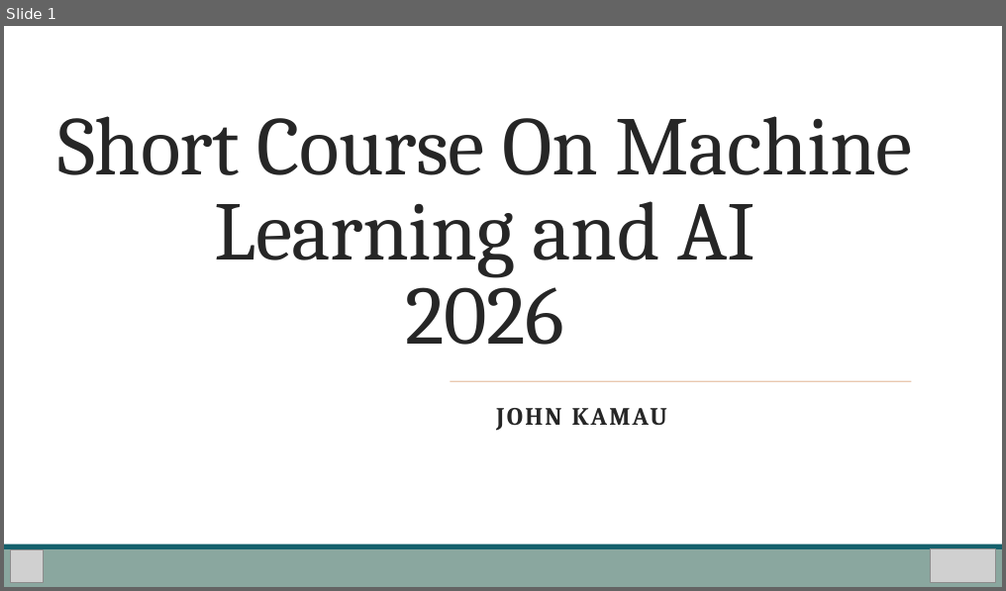
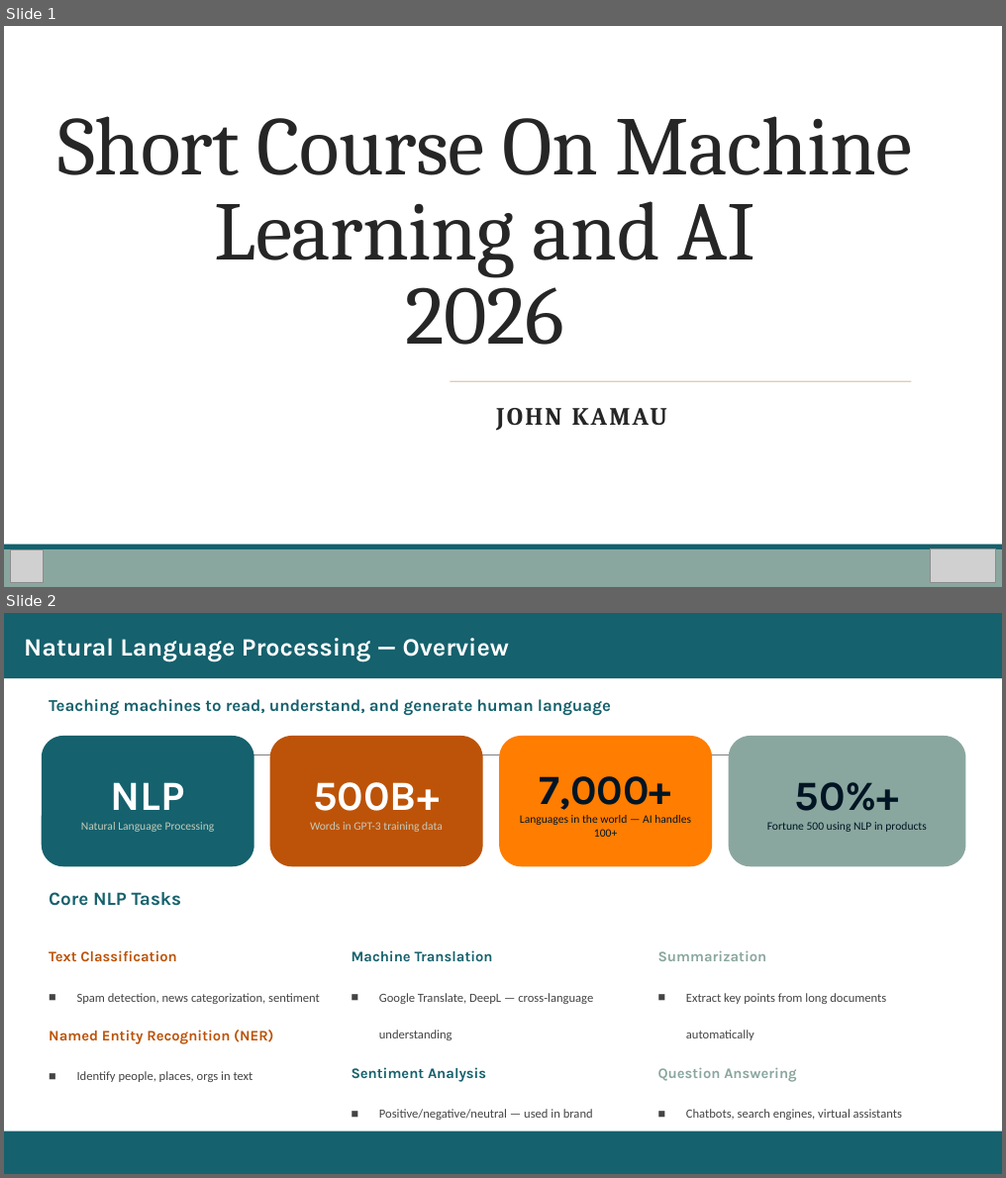
Before and after one commit to Stemical/AI-ML-Workshop-2026, a slide deck: AI Workshop Day2.pptx. Shown one above the other, each under a label of ours: slide 1 before the commit, slides 1 and 2 after it. The pictures are 1006x591 and 1006x1178 pixels, drawn with LibreOffice and Linux fonts; fonts in the diff are those of the drawing; grey boxes stand for pictures. Boxes give left, top, right and bottom in pixels: in the first picture for what was removed or moved away, otherwise in the second. Text is boxed around its words. In the diff, an @@ line names an element or a change of style, - is before the commit and + after.

```diff
--- a/AI Workshop Day2.pptx
+++ b/AI Workshop Day2.pptx
@@ slide 2 added at (4, 613, 1002, 1174), background #FFFFFF @@
@@ rectangle added at (4, 613, 1002, 678), fill #15616D, 24 pt, text #FFFFFF, bold @@
+Natural Language Processing — Overview
@@ text added at (49, 699, 611, 715), 16 pt, text #15616D, bold @@
+Teaching machines to read, understand, and generate human language
@@ rounded rectangle added at (42, 736, 254, 866), fill #15616D, 11 pt, text #C5CAB8 @@
+NLP
+Natural Language Processing
@@ line added from (102, 756) to (918, 756), #808080 0.5 pt @@
@@ rounded rectangle added at (269, 736, 482, 866), fill #BC5308, 11 pt, text #C5CAB8 @@
+500B+
+Words in GPT-3 training data
@@ rounded rectangle added at (500, 736, 712, 866), fill #FF7D00, 11 pt, text #001524 @@
+7,000+
+Languages in the world — AI handles 100+
@@ rounded rectangle added at (729, 736, 966, 866), fill #8AA79F, 11 pt, text #001524 @@
+50%+
+Fortune 500 using NLP in products
@@ text added at (49, 892, 181, 906), 18 pt, text #15616D, bold @@
+Core NLP Tasks
@@ text added at (49, 951, 320, 1082), 12 pt, text #444444 @@
+Text Classification
+■ Spam detection, news categorization, sentiment
+Named Entity Recognition (NER)
+■ Identify people, places, orgs in text
@@ text added at (351, 951, 593, 1120), 12 pt, text #444444 @@
+Machine Translation
+■ Google Translate, DeepL — cross-language understanding
+Sentiment Analysis
+■ Positive/negative/neutral — used in brand monitoring
@@ text added at (658, 951, 902, 1120), 12 pt, text #444444 @@
+Summarization
+■ Extract key points from long documents automatically
+Question Answering
+■ Chatbots, search engines, virtual assistants
@@ rectangle added at (4, 1132, 1002, 1137), fill #15616D @@
@@ rectangle added at (4, 1137, 1002, 1174), fill #15616D @@
```
Also in this commit, not shown: 1 slide changed, 7 other slides added, 8 slides removed, 8 other files.
